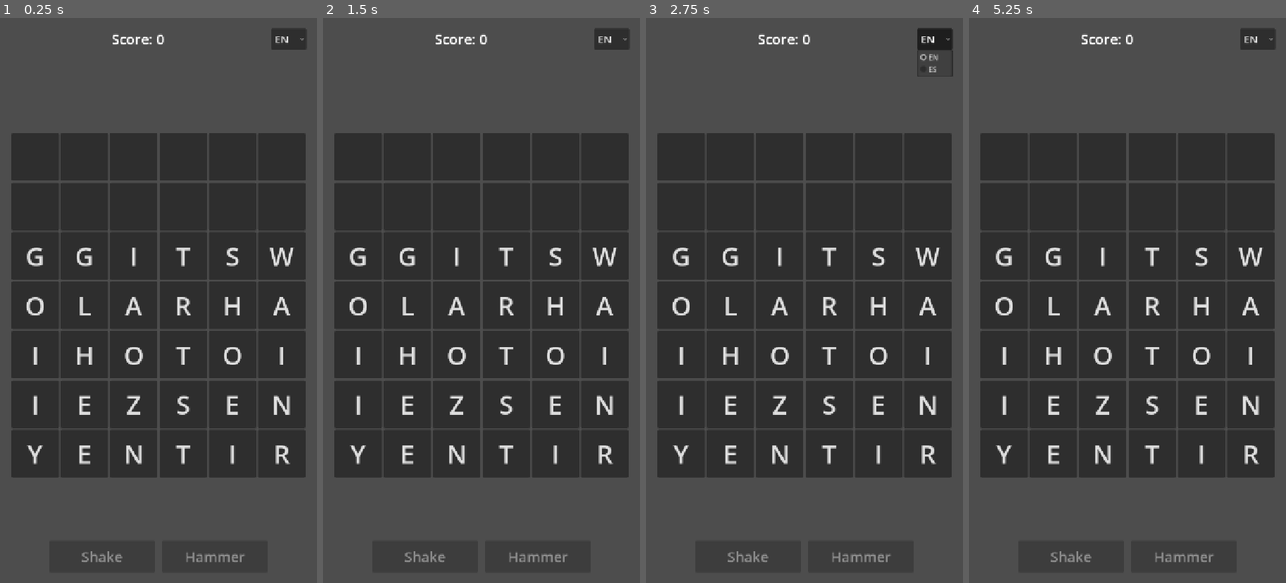
Above: before the commit, frames 1-4 (left to right).
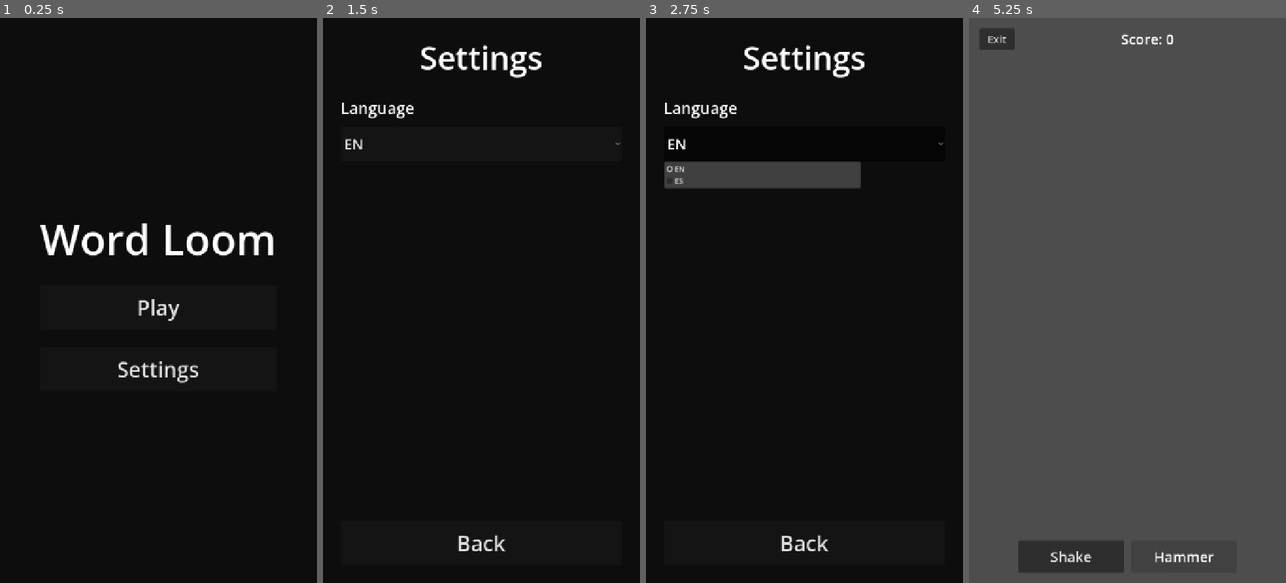
Above: after the commit, the same moments.

Repository: lux-sp4rk/wrdfall
Game: Godot game, scene res://scenes/Home.tscn
Two runs of this game, one before a commit and one after it. Both use one fixed random seed, a clock stepped at 60 frames per second and the inputs below. Before the commit the project starts from res://scenes/LoomDrop.tscn.
Inputs (mouse positions are in pixels of both pictures, inside the frame that each line leads up to):
- Up to frame 1 (0.25 s): no input
- Up to frame 2 (1.5 s): click (611, 40) at 0.5 s, where only the run before the commit has a clickable "EN"; click (481, 368) at 1.25 s, where only the run after the commit has a clickable "Settings"
- Up to frame 3 (2.75 s): click "EN" at 2 s
- Up to frame 4 (5.25 s): click (1127, 543) at 2.75 s, where only the run after the commit has a clickable "Back"; click (1127, 306) at 3.5 s, where only the run after the commit has a clickable "Play"; click (1070, 554) at 4.25 s, where only the run after the commit has a clickable "Shake"; click (1184, 554) at 5 s, where only the run after the commit has a clickable "Hammer"

The runs differ from the first frame. In frame 1, 100% of the frame differs, in the area x 0-100%, y 0-100%; in frame 2, 100%; in frame 3, 97%; in frame 4, 53%.
Error after the commit: Parse Error: Identifier "language_button" not declared in the current scope. (res://scripts/LoomDrop.gd:67)

Commit message:
feat: Implement home/settings navigation and global language state I apo

Diff:
--- a/godot/project.godot
+++ b/godot/project.godot
@@ -16,7 +16,11 @@
 
 config/name="Word Loom"
 config/description="A calm, tactile word puzzle game"
-run/main_scene="res://scenes/LoomDrop.tscn"
+run/main_scene="res://scenes/Home.tscn"
+
+[autoload]
+
+GameSettings="*res://scripts/GameSettings.gd"
 config/features=PackedStringArray("4.6", "GL Compatibility")
 
 [display]
--- /dev/null
+++ b/godot/scenes/Home.tscn
@@ -0,0 +1,54 @@
+[gd_scene load_steps=2 format=3 uid="uid://home_scene"]
+
+[ext_resource type="Script" path="res://scripts/Home.gd" id="1"]
+
+[node name="Home" type="Control"]
+layout_mode = 3
+anchors_preset = 15
+anchor_right = 1.0
+anchor_bottom = 1.0
+grow_horizontal = 2
+grow_vertical = 2
+script = ExtResource("1")
+
+[node name="ColorRect" type="ColorRect" parent="."]
+layout_mode = 1
+anchors_preset = 15
+anchor_right = 1.0
+anchor_bottom = 1.0
+grow_horizontal = 2
+grow_vertical = 2
+color = Color(0.05, 0.05, 0.05, 1)
+
+[node name="CenterContainer" type="CenterContainer" parent="."]
+layout_mode = 1
+anchors_preset = 15
+anchor_right = 1.0
+anchor_bottom = 1.0
+grow_horizontal = 2
+grow_vertical = 2
+
+[node name="VBox" type="VBoxContainer" parent="CenterContainer"]
+layout_mode = 2
+theme_override_constants/separation = 40
+alignment = 1
+
+[node name="Title" type="Label" parent="CenterContainer/VBox"]
+layout_mode = 2
+theme_override_font_sizes/font_size = 96
+text = "Word Loom"
+horizontal_alignment = 1
+
+[node name="PlayButton" type="Button" parent="CenterContainer/VBox"]
+unique_name_in_owner = true
+custom_minimum_size = Vector2(400, 100)
+layout_mode = 2
+theme_override_font_sizes/font_size = 48
+text = "Play"
+
+[node name="SettingsButton" type="Button" parent="CenterContainer/VBox"]
+unique_name_in_owner = true
+custom_minimum_size = Vector2(400, 100)
+layout_mode = 2
+theme_override_font_sizes/font_size = 48
+text = "Settings"
--- a/godot/scenes/LoomDrop.tscn
+++ b/godot/scenes/LoomDrop.tscn
@@ -31,6 +31,13 @@
 layout_mode = 2
 theme_override_constants/separation = 12
 
+[node name="HomeButton" type="Button" parent="MarginContainer/VBox/TopBar"]
+unique_name_in_owner = true
+custom_minimum_size = Vector2(80, 48)
+layout_mode = 2
+theme_override_font_sizes/font_size = 24
+text = "Exit"
+
 [node name="ScoreLabel" type="Label" parent="MarginContainer/VBox/TopBar"]
 unique_name_in_owner = true
 layout_mode = 2
@@ -38,12 +45,6 @@
 theme_override_font_sizes/font_size = 32
 text = "Score: 0"
 horizontal_alignment = 1
-
-[node name="LanguageButton" type="OptionButton" parent="MarginContainer/VBox/TopBar"]
-unique_name_in_owner = true
-custom_minimum_size = Vector2(80, 48)
-layout_mode = 2
-theme_override_font_sizes/font_size = 24
 
 [node name="WordLabel" type="Label" parent="MarginContainer/VBox"]
 unique_name_in_owner = true
--- /dev/null
+++ b/godot/scenes/Settings.tscn
@@ -0,0 +1,69 @@
+[gd_scene load_steps=2 format=3 uid="uid://settings_scene"]
+
+[ext_resource type="Script" path="res://scripts/Settings.gd" id="1"]
+
+[node name="Settings" type="Control"]
+layout_mode = 3
+anchors_preset = 15
+anchor_right = 1.0
+anchor_bottom = 1.0
+grow_horizontal = 2
+grow_vertical = 2
+script = ExtResource("1")
+
+[node name="ColorRect" type="ColorRect" parent="."]
+layout_mode = 1
+anchors_preset = 15
+anchor_right = 1.0
+anchor_bottom = 1.0
+grow_horizontal = 2
+grow_vertical = 2
+color = Color(0.05, 0.05, 0.05, 1)
+
+[node name="MarginContainer" type="MarginContainer" parent="."]
+layout_mode = 1
+anchors_preset = 15
+anchor_right = 1.0
+anchor_bottom = 1.0
+grow_horizontal = 2
+grow_vertical = 2
+theme_override_constants/margin_left = 40
+theme_override_constants/margin_top = 40
+theme_override_constants/margin_right = 40
+theme_override_constants/margin_bottom = 40
+
+[node name="VBox" type="VBoxContainer" parent="MarginContainer"]
+layout_mode = 2
+theme_override_constants/separation = 40
+
+[node name="Title" type="Label" parent="MarginContainer/VBox"]
+layout_mode = 2
+theme_override_font_sizes/font_size = 72
+text = "Settings"
+horizontal_alignment = 1
+
+[node name="LanguageBox" type="VBoxContainer" parent="MarginContainer/VBox"]
+layout_mode = 2
+theme_override_constants/separation = 16
+
+[node name="Label" type="Label" parent="MarginContainer/VBox/LanguageBox"]
+layout_mode = 2
+theme_override_font_sizes/font_size = 36
+text = "Language"
+
+[node name="LanguageOption" type="OptionButton" parent="MarginContainer/VBox/LanguageBox"]
+unique_name_in_owner = true
+custom_minimum_size = Vector2(0, 80)
+layout_mode = 2
+theme_override_font_sizes/font_size = 32
+
+[node name="Spacer" type="Control" parent="MarginContainer/VBox"]
+layout_mode = 2
+size_flags_vertical = 3
+
+[node name="BackButton" type="Button" parent="MarginContainer/VBox"]
+unique_name_in_owner = true
+custom_minimum_size = Vector2(0, 100)
+layout_mode = 2
+theme_override_font_sizes/font_size = 48
+text = "Back"
--- /dev/null
+++ b/godot/scripts/GameSettings.gd
@@ -0,0 +1,7 @@
+extends Node
+
+var current_language: String = "en"
+
+func _ready() -> void:
+	# Load saved settings if any
+	pass
--- /dev/null
+++ b/godot/scripts/Home.gd
@@ -0,0 +1,14 @@
+extends Control
+
+@onready var play_button: Button = %PlayButton
+@onready var settings_button: Button = %SettingsButton
+
+func _ready() -> void:
+	play_button.pressed.connect(_on_play_pressed)
+	settings_button.pressed.connect(_on_settings_pressed)
+
+func _on_play_pressed() -> void:
+	get_tree().change_scene_to_file("res://scenes/LoomDrop.tscn")
+
+func _on_settings_pressed() -> void:
+	get_tree().change_scene_to_file("res://scenes/Settings.tscn")
--- a/godot/scripts/LoomDrop.gd
+++ b/godot/scripts/LoomDrop.gd
@@ -6,7 +6,7 @@
 @onready var score_label: Label = %"ScoreLabel"
 @onready var shake_button: Button = %"ShakeButton"
 @onready var hammer_button: Button = %"HammerButton"
-@onready var language_button: OptionButton = %"LanguageButton"
+@onready var home_button: Button = %"HomeButton"
 
 const ROWS: int = 7
 const COLS: int = 6
@@ -41,19 +41,22 @@
 
 
 func _ready() -> void:
-	lang_config = LanguageConfig.get_config("en")
+	lang_config = LanguageConfig.get_config(GameSettings.current_language)
 	dictionary = DictionaryService.new(lang_config.wordlist_path, lang_config.extra_alpha)
 	_build_weighted_bag()
 	_initialize_grid()
 	_update_score_display()
 	_update_shake_button()
 	_update_hammer_button()
-	_setup_language_selector()
 	_start_drop_timer()
 
 	# Connect buttons
 	shake_button.pressed.connect(_on_shake_pressed)
 	hammer_button.pressed.connect(_on_hammer_pressed)
+	home_button.pressed.connect(_on_home_pressed)
+
+func _on_home_pressed() -> void:
+	get_tree().change_scene_to_file("res://scenes/Home.tscn")
 
 	# Dynamic grid sizing
 	grid_center.resized.connect(_resize_grid)
--- /dev/null
+++ b/godot/scripts/Settings.gd
@@ -0,0 +1,26 @@
+extends Control
+
+@onready var language_option: OptionButton = %LanguageOption
+@onready var back_button: Button = %BackButton
+
+func _ready() -> void:
+	_setup_languages()
+	back_button.pressed.connect(_on_back_pressed)
+
+func _setup_languages() -> void:
+	language_option.clear()
+	var languages: Array = LanguageConfig.available_languages()
+	for i in range(languages.size()):
+		var lang: Dictionary = languages[i]
+		language_option.add_item(lang.display_name, i)
+		if lang.code == GameSettings.current_language:
+			language_option.selected = i
+
+	language_option.item_selected.connect(_on_language_selected)
+
+func _on_language_selected(index: int) -> void:
+	var languages: Array = LanguageConfig.available_languages()
+	GameSettings.current_language = languages[index].code
+
+func _on_back_pressed() -> void:
+	get_tree().change_scene_to_file("res://scenes/Home.tscn")
Not shown, changed: CLAUDE.md
Not shown, added: docs/navigation-update.md
